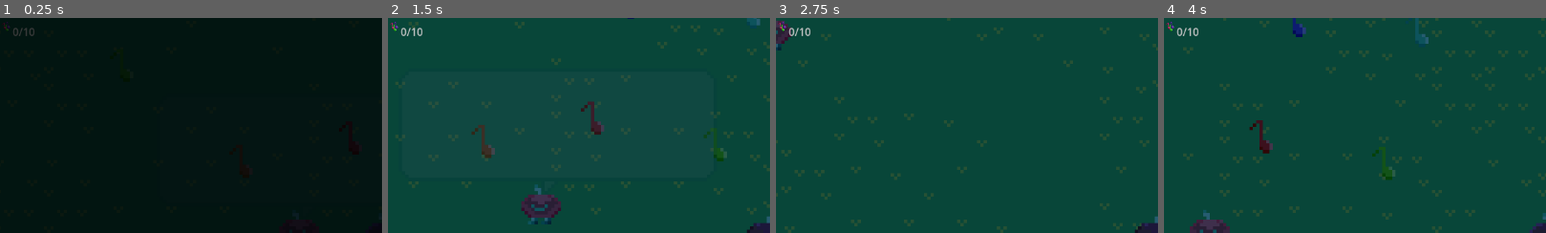
Above: before the commit, frames 1-4 (left to right).
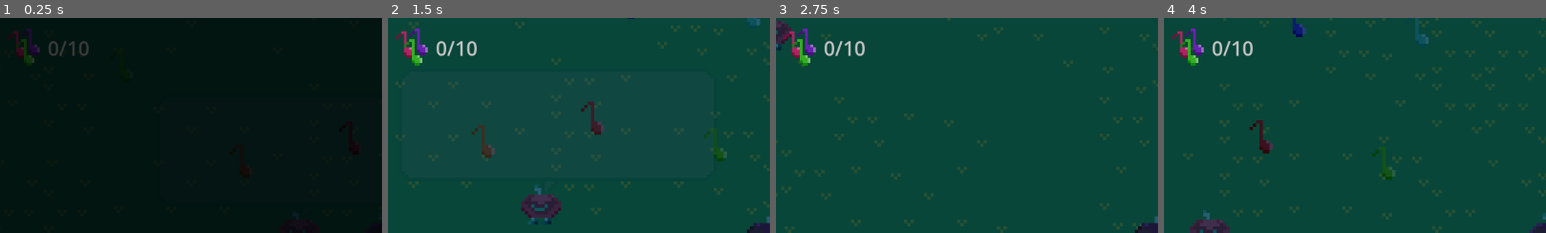
Above: after the commit, the same moments.

Repository: Nartynka/CD-game
Game: Godot game, scene res://World.tscn
Same seed, same stepped clock (60 frames per second), same inputs: the game is played once before the commit and once after it.
Inputs:
- Up to frame 1 (0.25 s): no input
- Up to frame 2 (1.5 s): hold Right (ui_right) 0.53-1.28 s; tap Space (ui_accept) at 0.77 s; hold Down (ui_down) from 1.28 s (still down)
- Up to frame 3 (2.75 s): tap Space (ui_accept) at 1.52 s; release Down (ui_down) at 2.03 s; hold Right (ui_right) from 2.03 s (still down)
- Up to frame 4 (4 s): release Right (ui_right) at 2.78 s; hold Up (ui_up) 2.78-3.53 s; tap Space (ui_accept) at 3.02, 3.77 s; hold Left (ui_left) from 3.53 s (still down)
The pictures show only the part of the screen within x 0-50%, y 0-50%; the shares and areas given below are measured in that part.

The runs differ from the first frame. In frame 1, 0.8% of the frame differs, in the area x 0-24%, y 1-21%; in frame 2, 1.1%, in the area x 0-24%, y 1-23%; in frame 3, 1.1%; in frame 4, 1.1%.

Commit message:
Fix UI size

Diff:
--- a/UI.tscn
+++ b/UI.tscn
@@ -1,44 +1,37 @@
-[gd_scene load_steps=5 format=2]
+[gd_scene load_steps=3 format=3 uid="uid://b7cr1n17soqfa"]
 
-[ext_resource path="res://assets/nutki.png" type="Texture2D" id=1]
-[ext_resource path="res://UI.gd" type="Script" id=2]
-[ext_resource path="res://fonts/Rubik-Regular.ttf" type="FontFile" id=5]
-
-[sub_resource type="FontFile" id=4]
-size = 8
-font_data = ExtResource( 5 )
+[ext_resource type="Texture2D" uid="uid://xevla5kcivcm" path="res://assets/nutki.png" id="1"]
+[ext_resource type="Script" path="res://UI.gd" id="2"]
 
 [node name="UI" type="CanvasLayer"]
-script = ExtResource( 2 )
+script = ExtResource("2")
 
 [node name="Label" type="Label" parent="."]
-offset_left = 19.0
-offset_top = 9.0
-offset_right = 36.0
-offset_bottom = 19.0
-custom_colors/font_color = Color( 0.796078, 0.796078, 0.796078, 1 )
-custom_fonts/font = SubResource( 4 )
+offset_left = 72.0
+offset_top = 24.0
+offset_right = 135.0
+offset_bottom = 69.0
+theme_override_font_sizes/font_size = 30
 text = "0/10"
 
 [node name="Notes" type="Node2D" parent="."]
-position = Vector2( 0, 6 )
-__meta__ = {
-"_edit_group_": true
-}
+position = Vector2(0, 16)
+scale = Vector2(4, 4)
+metadata/_edit_group_ = true
 
 [node name="Sprite3" type="Sprite2D" parent="Notes"]
-position = Vector2( 7, 6 )
-texture = ExtResource( 1 )
+position = Vector2(7, 6)
+texture = ExtResource("1")
 hframes = 10
 frame = 5
 
 [node name="Sprite2" type="Sprite2D" parent="Notes"]
-position = Vector2( 12, 5 )
-texture = ExtResource( 1 )
+position = Vector2(12, 5)
+texture = ExtResource("1")
 hframes = 10
 frame = 4
 
 [node name="Sprite2D" type="Sprite2D" parent="Notes"]
-position = Vector2( 10, 9 )
-texture = ExtResource( 1 )
+position = Vector2(10, 9)
+texture = ExtResource("1")
 hframes = 10
